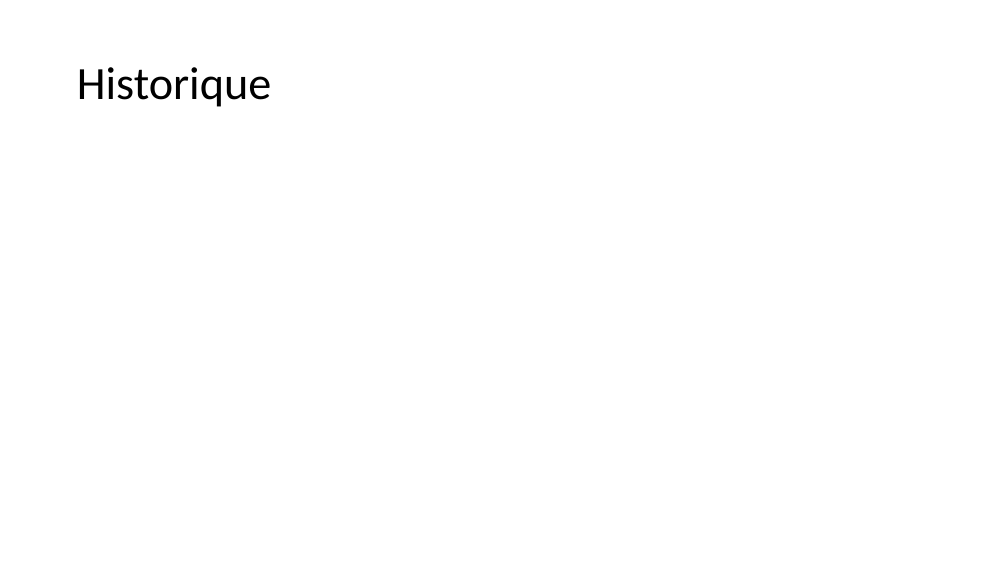
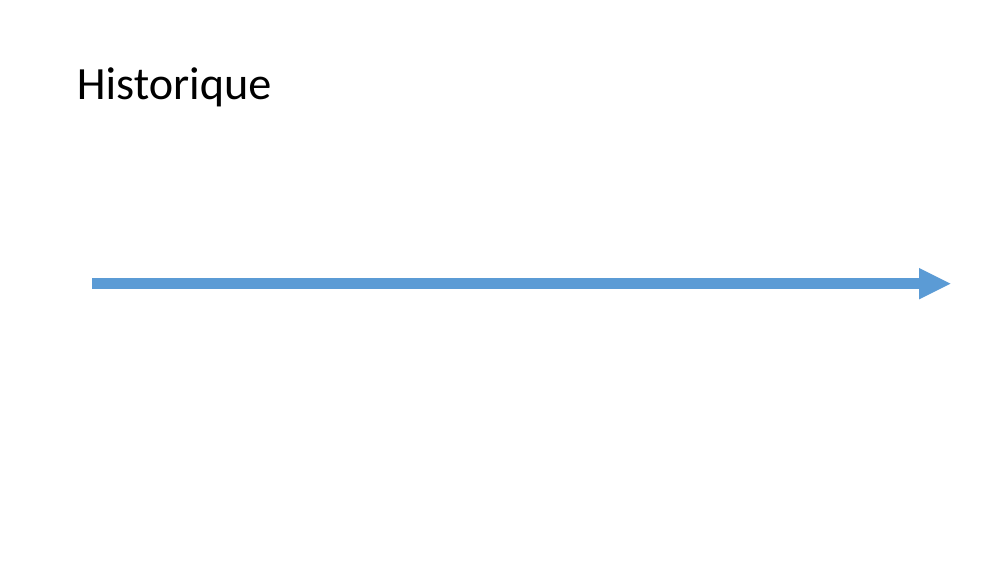
Before and after one commit to iberro/SMB214, a slide deck: slide 5 of Android.pptx (slide 3 before the commit). Drawn at 1008x567 pixels with LibreOffice and Linux fonts; fonts in the diff are those of the drawing. Boxes give left, top, right and bottom in pixels: in the first picture for what was removed or moved away, otherwise in the second. Text is boxed around its words. In the diff, an @@ line names an element or a change of style, - is before the commit and + after.

Commit message:
Historique

```diff
--- a/Android.pptx
+++ b/Android.pptx
@@ arrow added from (92, 284) to (951, 284), #5B9BD5 10 pt @@
```
Also in this commit, not shown: 3 slides added.
